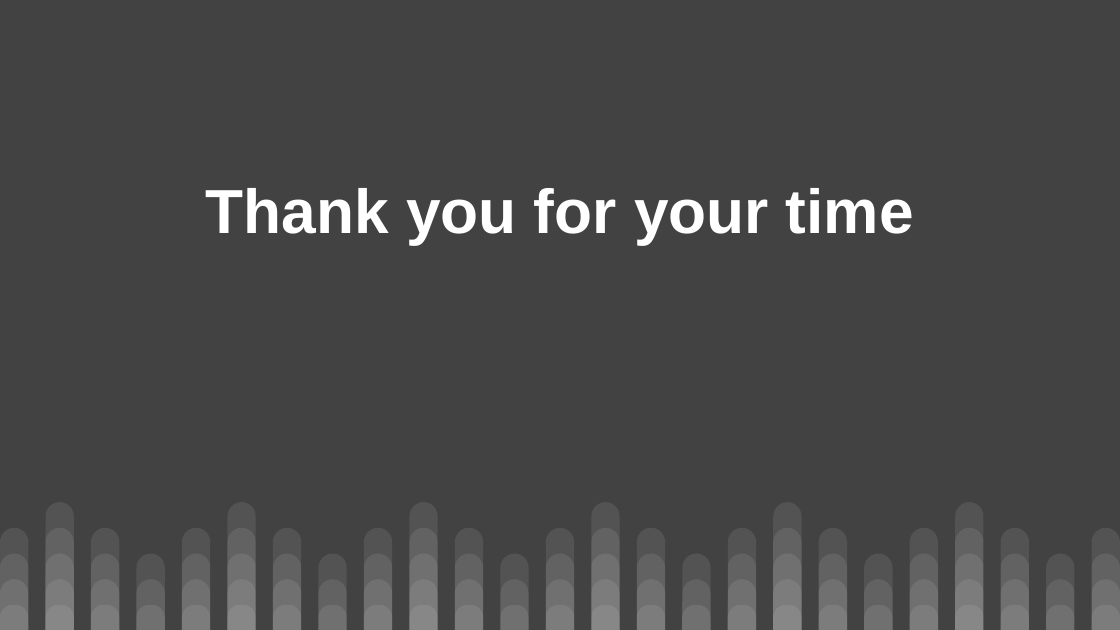
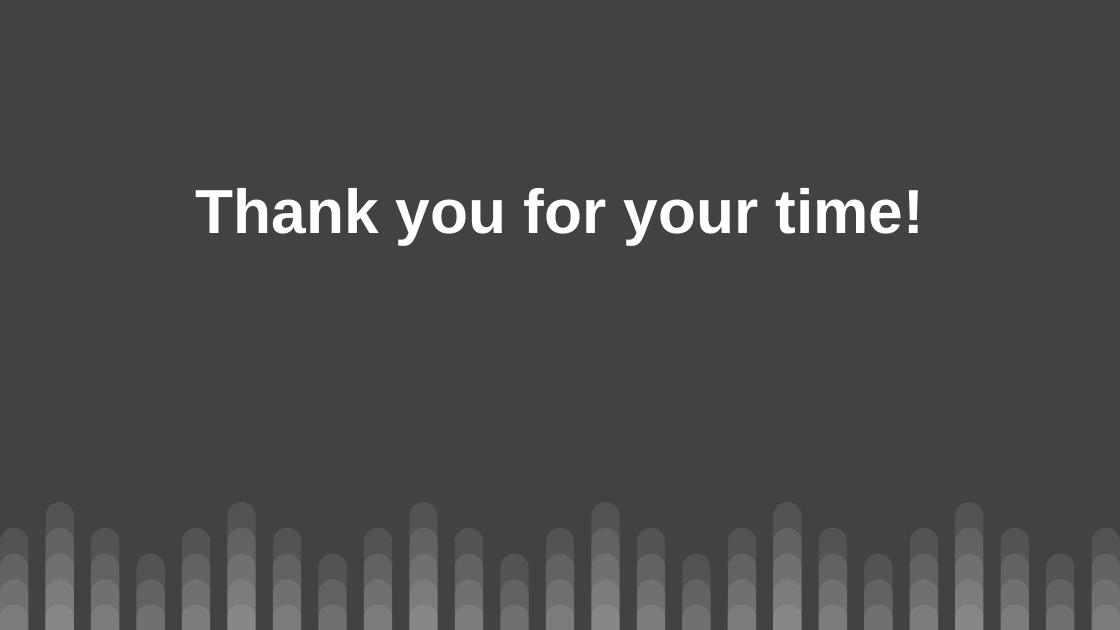
Before and after one commit to NontasBak/PR-Machine-Learning, a slide deck: slide 43 of Team40.pptx (slide 41 before the commit). Drawn at 1120x630 pixels with LibreOffice and Linux fonts; fonts in the diff are those of the drawing. Boxes give left, top, right and bottom in pixels: in the first picture for what was removed or moved away, otherwise in the second. Text is boxed around its words. In the diff, an @@ line names an element or a change of style, - is before the commit and + after.

```diff
--- a/Team40.pptx
+++ b/Team40.pptx
@@ title at box(196, 188, 924, 244): text changed @@
-Thank you for your time
+Thank you for your time!
```
Also in this commit, not shown: 1 other slide changed, 3 slides added, 1 slide removed, 2 other files.
